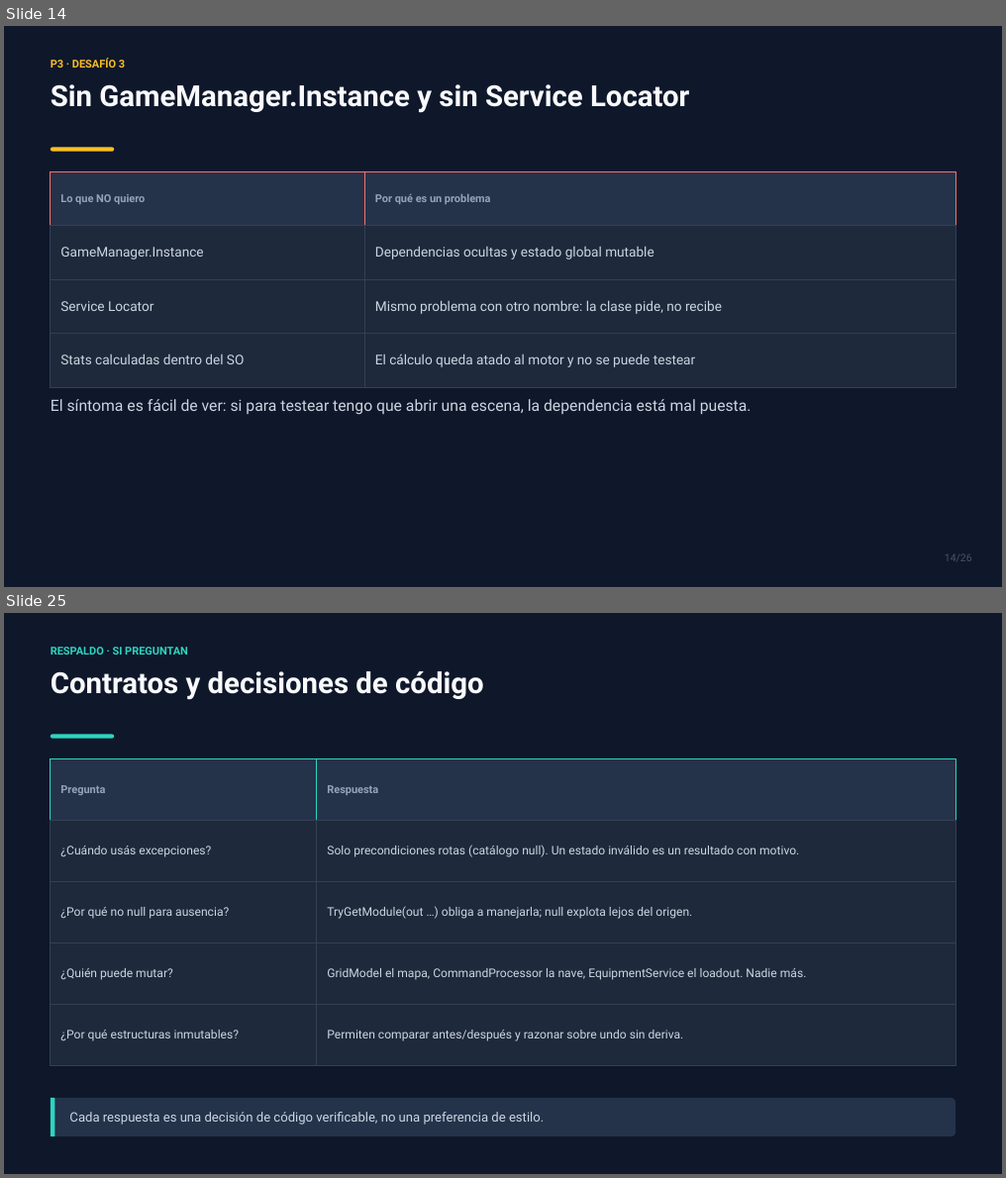
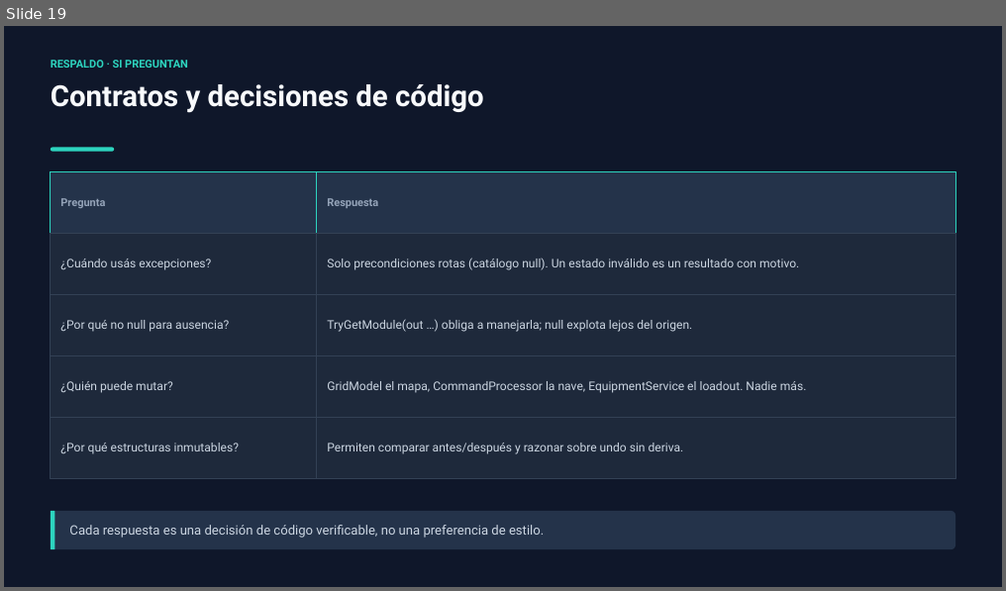
Before and after one commit to SenKetZu/HexPG, a slide deck: docs/presentacion/TP2-VoidHex-Tactics.pptx. Shown one above the other, each under a label of ours: slides 14 and 25 before the commit, slide 19 after it; the slides between them are not shown. The pictures are 1006x1178 and 1006x591 pixels, drawn with LibreOffice and Linux fonts; fonts in the diff are those of the drawing. Boxes give left, top, right and bottom in pixels: in the first picture for what was removed or moved away, otherwise in the second. Text is boxed around its words. In the diff, an @@ line names an element or a change of style, - is before the commit and + after.

```diff
--- a/docs/presentacion/TP2-VoidHex-Tactics.pptx
+++ b/docs/presentacion/TP2-VoidHex-Tactics.pptx
@@ slide 14 removed at [4, 26, 1002, 587], background #0F172A @@
@@ text removed at [51, 58, 125, 68] @@
-P3 · DESAFÍO 3
@@ text removed at [51, 84, 689, 113] @@
-Sin GameManager.Instance y sin Service Locator
@@ rounded rectangle removed at [51, 148, 114, 152] @@
@@ rectangle removed at [51, 172, 364, 226] @@
@@ rectangle removed at [364, 172, 955, 226] @@
@@ text removed at [60, 194, 145, 204] @@
-Lo que NO quiero
@@ text removed at [375, 194, 491, 204] @@
-Por qué es un problema
@@ rectangle removed at [51, 226, 364, 279] @@
@@ rectangle removed at [364, 226, 955, 279] @@
@@ text removed at [60, 247, 203, 260] @@
-GameManager.Instance
@@ text removed at [375, 246, 653, 260] @@
-Dependencias ocultas y estado global mutable
@@ rectangle removed at [51, 279, 364, 334] @@
@@ rectangle removed at [364, 279, 955, 334] @@
@@ text removed at [60, 301, 153, 311] @@
-Service Locator
@@ text removed at [375, 300, 722, 314] @@
-Mismo problema con otro nombre: la clase pide, no recibe
@@ rectangle removed at [51, 334, 364, 387] @@
@@ rectangle removed at [364, 334, 955, 387] @@
@@ text removed at [60, 354, 244, 365] @@
-Stats calculadas dentro del SO
@@ text removed at [375, 354, 695, 368] @@
-El cálculo queda atado al motor y no se puede testear
@@ text removed at [51, 399, 751, 415] @@
-El síntoma es fácil de ver: si para testear tengo que abrir una escena, la dependencia está mal puesta.
@@ text removed at [944, 555, 972, 562] @@
-14/26
@@ what was slide 25 is now slide 19 @@
```
Also in this commit, not shown: 15 slides changed, 3 slides added, 8 other slides removed, 2 other files.
